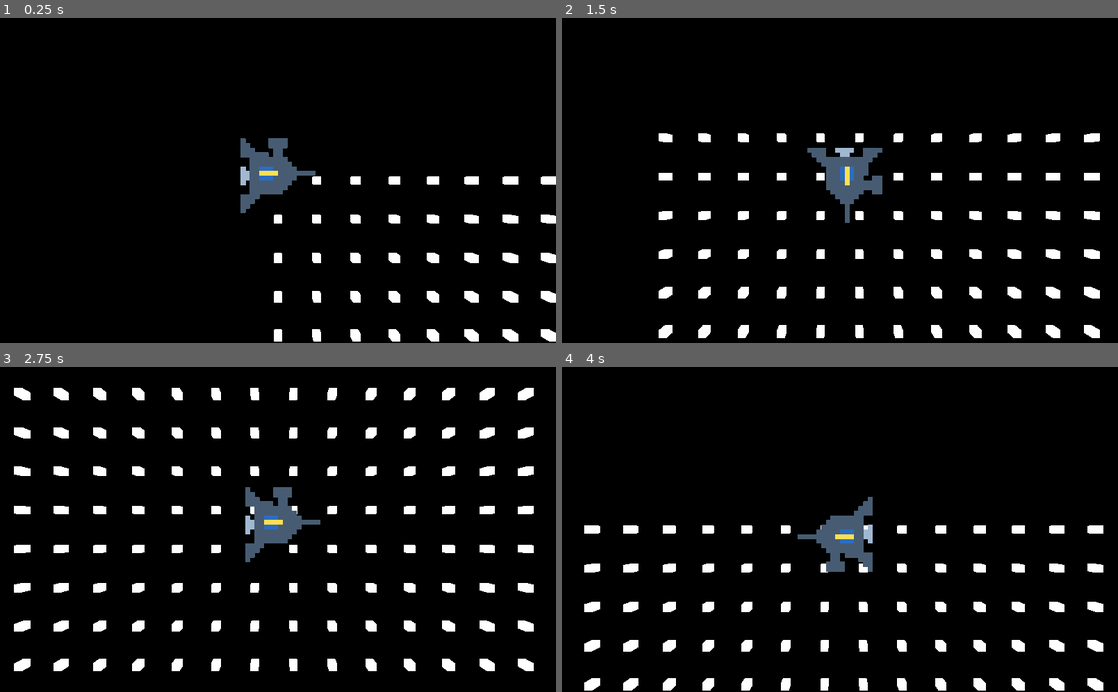
Above: before the commit, frames 1-4 (two rows, left to right).
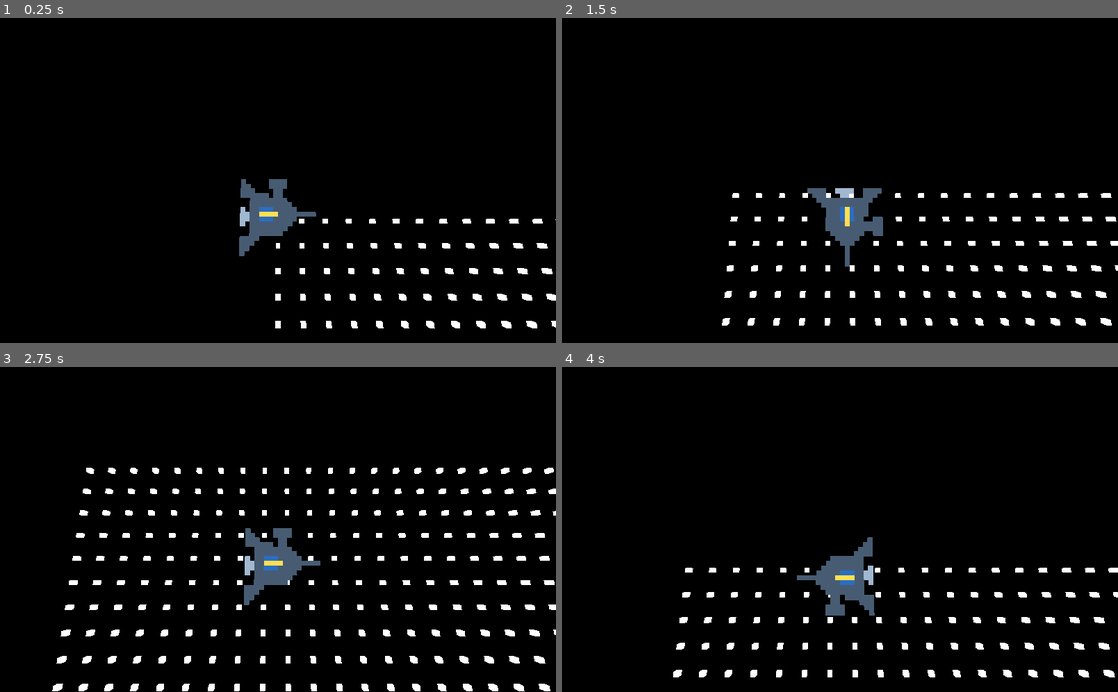
Above: after the commit, the same moments.

Repository: the-g-force/2022-January
Game: Godot game, scene res://World/World.tscn
Two runs of this game, one before a commit and one after it. Both use one fixed random seed, a clock stepped at 60 frames per second and the inputs below.
Inputs:
- Up to frame 1 (0.25 s): no input
- Up to frame 2 (1.5 s): tap Enter at 0.5 s; hold D (move_right) 0.53-1.28 s; hold S (move_down) from 1.28 s (still down)
- Up to frame 3 (2.75 s): release S (move_down) at 2.03 s; hold D (move_right) from 2.03 s (still down)
- Up to frame 4 (4 s): release D (move_right) at 2.78 s; hold W (move_up) 2.78-3.53 s; hold A (move_left) from 3.53 s (still down)

The runs differ from the first frame. In frame 1, 6.0% of the frame differs, in the area x 43-100%, y 36-100%; in frame 2, 8.6%; in frame 3, 13%, in the area x 2-100%, y 6-100%; in frame 4, 8.4%.

Commit message:
Tilt camera
For beauty

Diff:
--- a/project/World/Starfield.gd
+++ b/project/World/Starfield.gd
@@ -1,4 +1,6 @@
 extends Spatial
+
+export var distance = 50
 
 const SPACING = 10
 
@@ -8,4 +10,4 @@
 		for j in range(0,100):
 			var star : Spatial = preload("res://World/Star.tscn").instance()
 			add_child(star)
-			star.transform.origin = Vector3(i * SPACING, -10, j * SPACING)
+			star.transform.origin = Vector3(i * SPACING, -distance, j * SPACING)
--- a/project/World/World.gd
+++ b/project/World/World.gd
@@ -1,5 +1,5 @@
 extends Spatial
 
-func _physics_process(delta):
+func _physics_process(_delta):
 	$Camera.transform.origin.x = $Player.transform.origin.x
 	$Camera.transform.origin.z = $Player.transform.origin.z
--- a/project/World/World.tscn
+++ b/project/World/World.tscn
@@ -19,4 +19,5 @@
 [node name="Starfield" parent="." instance=ExtResource( 2 )]
 
 [node name="Camera" type="Camera" parent="."]
-transform = Transform( 1, 0, 0, 0, -4.37114e-08, 1, 0, -1, -4.37114e-08, 0, 50, 0 )
+transform = Transform( 1, 0, 0, 0, 0.173648, 0.984808, 0, -0.984808, 0.173648, 0, 50, 0 )
+far = 1000.0
